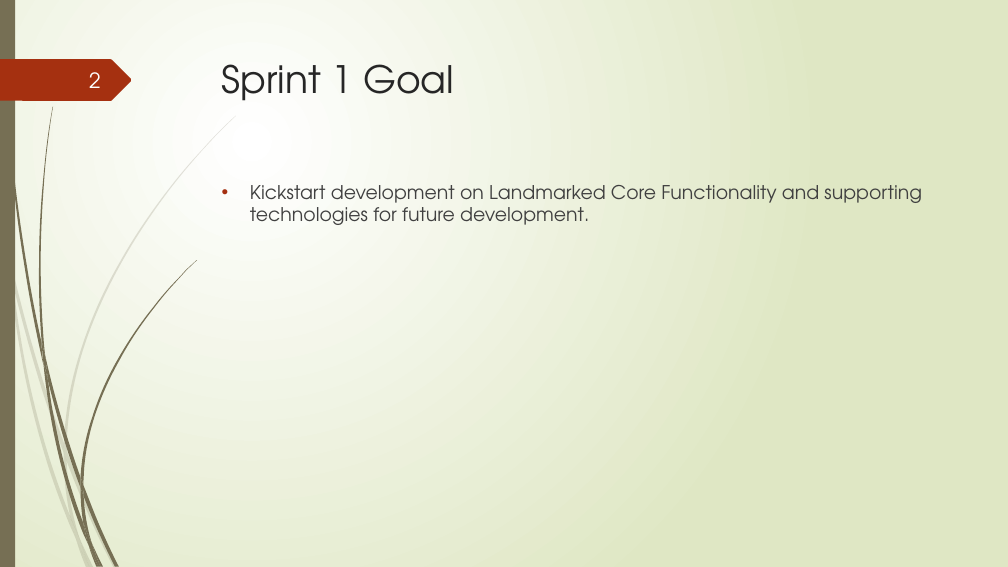
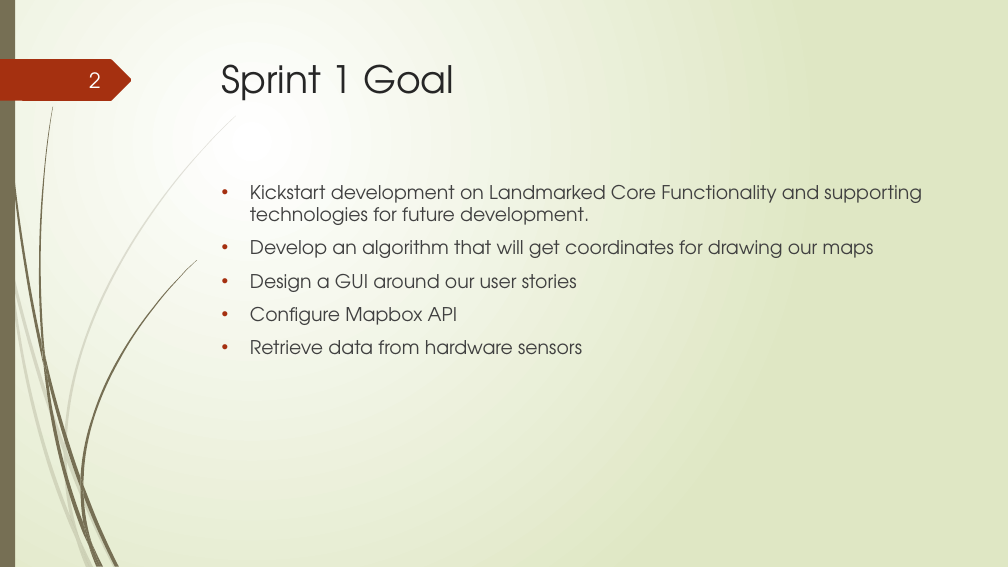
Before and after one commit to junmin-yee/Landmarked, a slide deck: slide 2 of Presentations/Sprint01_ReviewMeeting_updated.pptx. Drawn at 1008x567 pixels with LibreOffice and Linux fonts; fonts in the diff are those of the drawing. Boxes give left, top, right and bottom in pixels: in the first picture for what was removed or moved away, otherwise in the second. Text is boxed around its words. In the diff, an @@ line names an element or a change of style, - is before the commit and + after.

```diff
--- a/Presentations/Sprint01_ReviewMeeting_updated.pptx
+++ b/Presentations/Sprint01_ReviewMeeting_updated.pptx
@@ text at <box>250,240,874,355</box>: paragraphs added @@
+• Develop an algorithm that will get coordinates for drawing our maps
+• Design a GUI around our user stories
+• Configure Mapbox API
+• Retrieve data from hardware sensors
```
